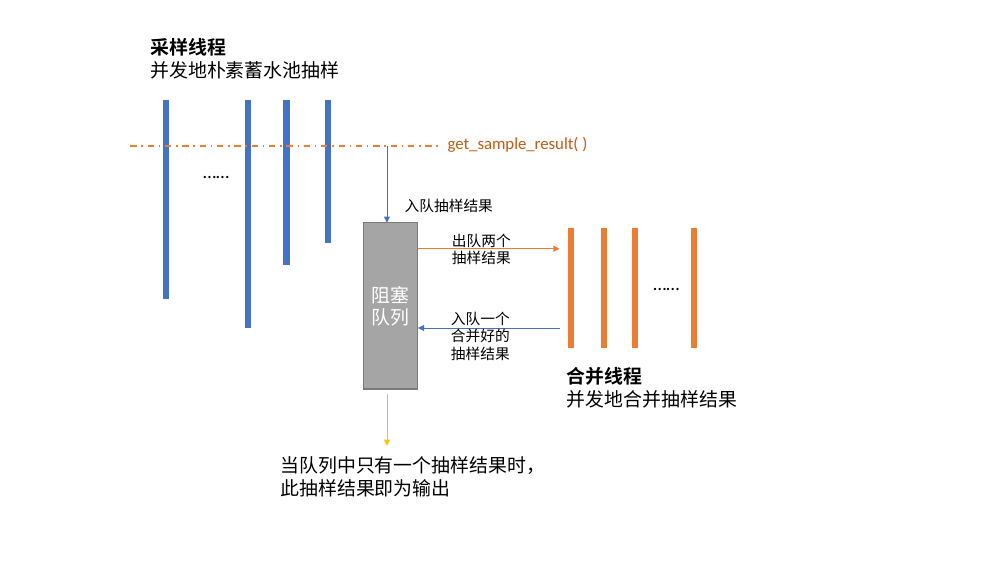
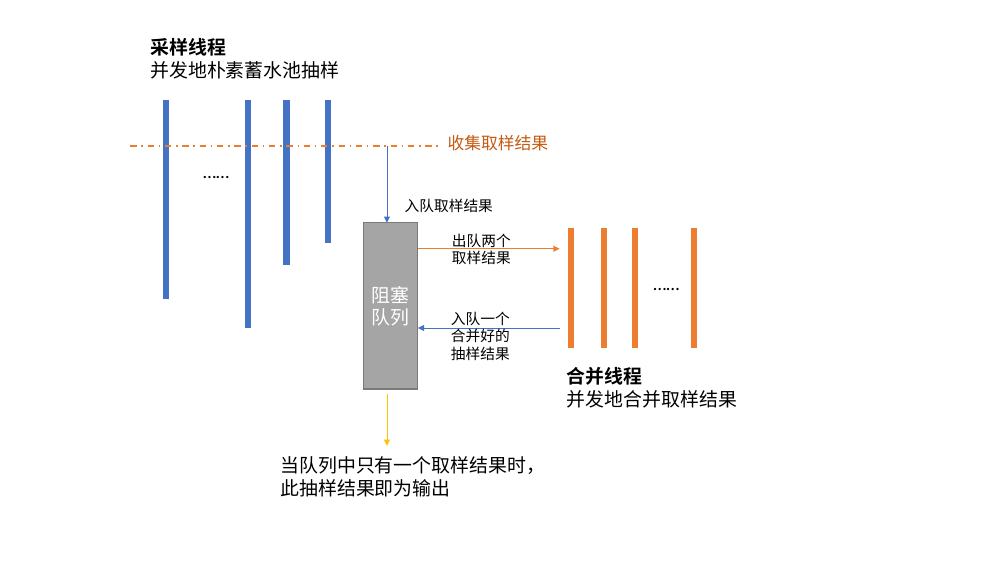
Before and after one commit to KittenBill/-, a slide deck: slide 3 of 论文写作/New Microsoft PowerPoint Presentation.pptx. Drawn at 1008x567 pixels with LibreOffice and Linux fonts; fonts in the diff are those of the drawing. Boxes give left, top, right and bottom in pixels: in the first picture for what was removed or moved away, otherwise in the second. Text is boxed around its words. In the diff, an @@ line names an element or a change of style, - is before the commit and + after.

```diff
--- a/论文写作/New Microsoft PowerPoint Presentation.pptx
+++ b/论文写作/New Microsoft PowerPoint Presentation.pptx
@@ text at (448, 135, 548, 151): text changed @@
-get_sample_result( )
+收集取样结果
@@ text at (405, 198, 493, 213): text changed @@
-入队抽样结果
+入队取样结果
@@ text at (452, 233, 511, 265): text changed @@
-出队两个抽样结果
+出队两个取样结果
@@ text at (567, 390, 737, 408): text changed @@
-并发地合并抽样结果
+并发地合并取样结果
@@ text at (280, 456, 545, 474): text changed @@
-当队列中只有一个抽样结果时，
+当队列中只有一个取样结果时，
```
Also in this commit, not shown: 2 other slides changed, 1 slide added, 8 other files.
